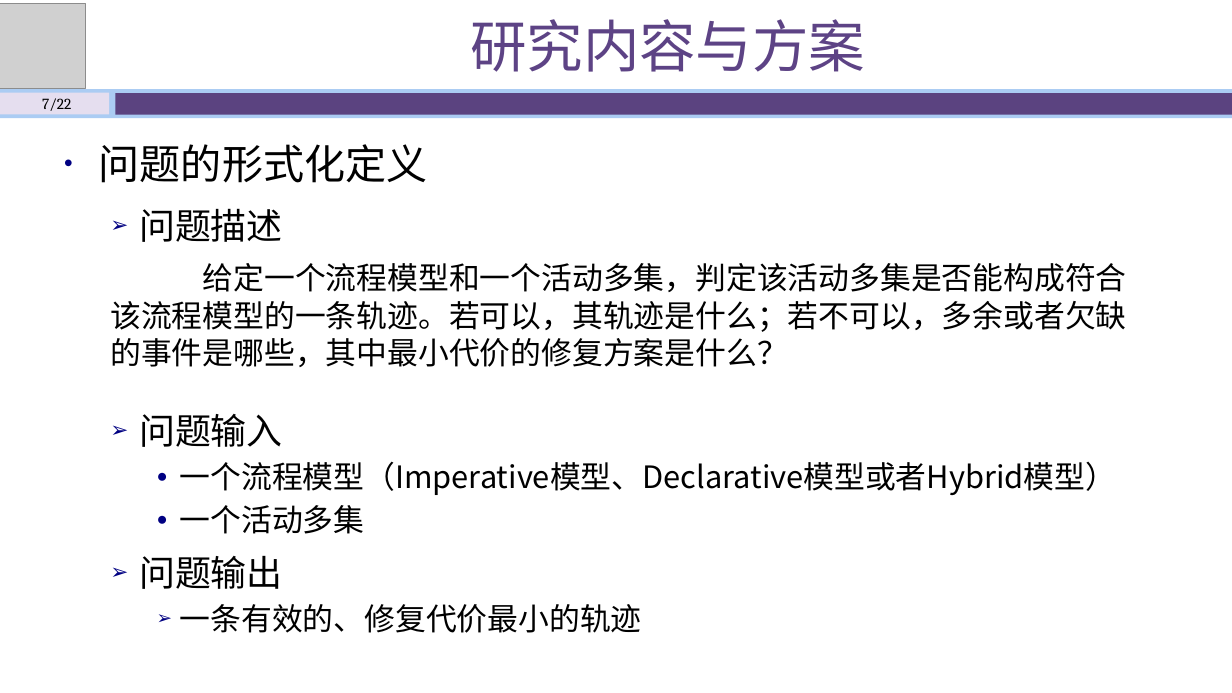
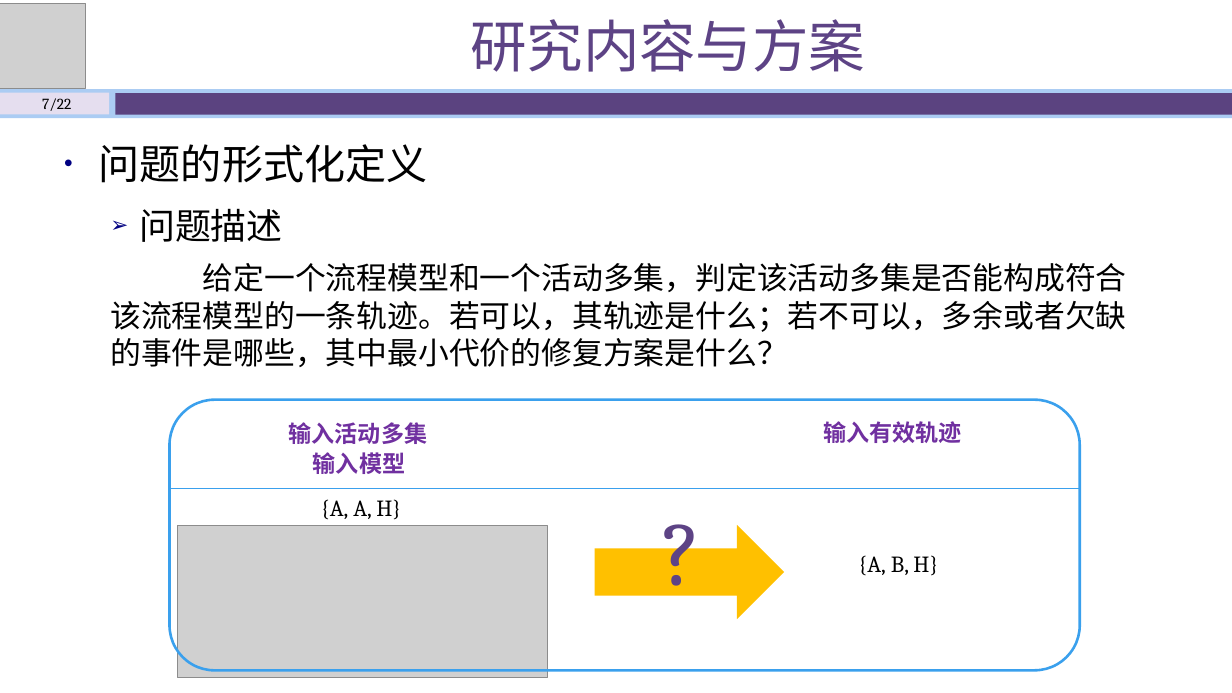
Before and after one commit to shawn47/0930, a slide deck: slide 7 of 开题答辩930-动画版.pptx. Drawn at 1232x693 pixels with LibreOffice and Linux fonts; fonts in the diff are those of the drawing; grey boxes stand for pictures. Boxes give left, top, right and bottom in pixels: in the first picture for what was removed or moved away, otherwise in the second. Text is boxed around its words. In the diff, an @@ line names an element or a change of style, - is before the commit and + after.

Commit message:
sd

```diff
--- a/开题答辩930-动画版.pptx
+++ b/开题答辩930-动画版.pptx
@@ text removed at (139,414,1117,534) @@
-  ➢ 问题输入
-    ● 一个流程模型（Imperative模型、Declarative模型或者Hybrid模型）
-    ● 一个活动多集
@@ rounded rectangle added at (169,400,1080,671), outline #3AA0ED 2 pt @@
@@ text added at (289,422,428,444), 18 pt, text #7030A0, bold @@
+输入活动多集
@@ text added at (823,421,962,443), 18 pt, text #7030A0, bold @@
+输入有效轨迹
@@ text added at (313,452,405,474), 18 pt, text #7030A0, bold @@
+输入模型
@@ line added from (169, 489) to (1080, 489), #3AA0ED 1.5 pt @@
@@ text added at (321,499,401,520), 18 pt, text #000000 @@
+{A, A, H}
@@ text added at (648,489,716,610), 72 pt, text #5D4385 @@
+?
@@ picture added at (177,526,547,677) @@
@@ right arrow added at (595,525,785,619), fill #FFC000 @@
@@ text removed at (139,556,642,633) @@
-  ➢ 问题输出
-    ➢ 一条有效的、修复代价最小的轨迹
@@ text added at (858,555,938,576), 18 pt, text #000000 @@
+{A, B, H}
```
Also in this commit, not shown: 5 other slides changed.
